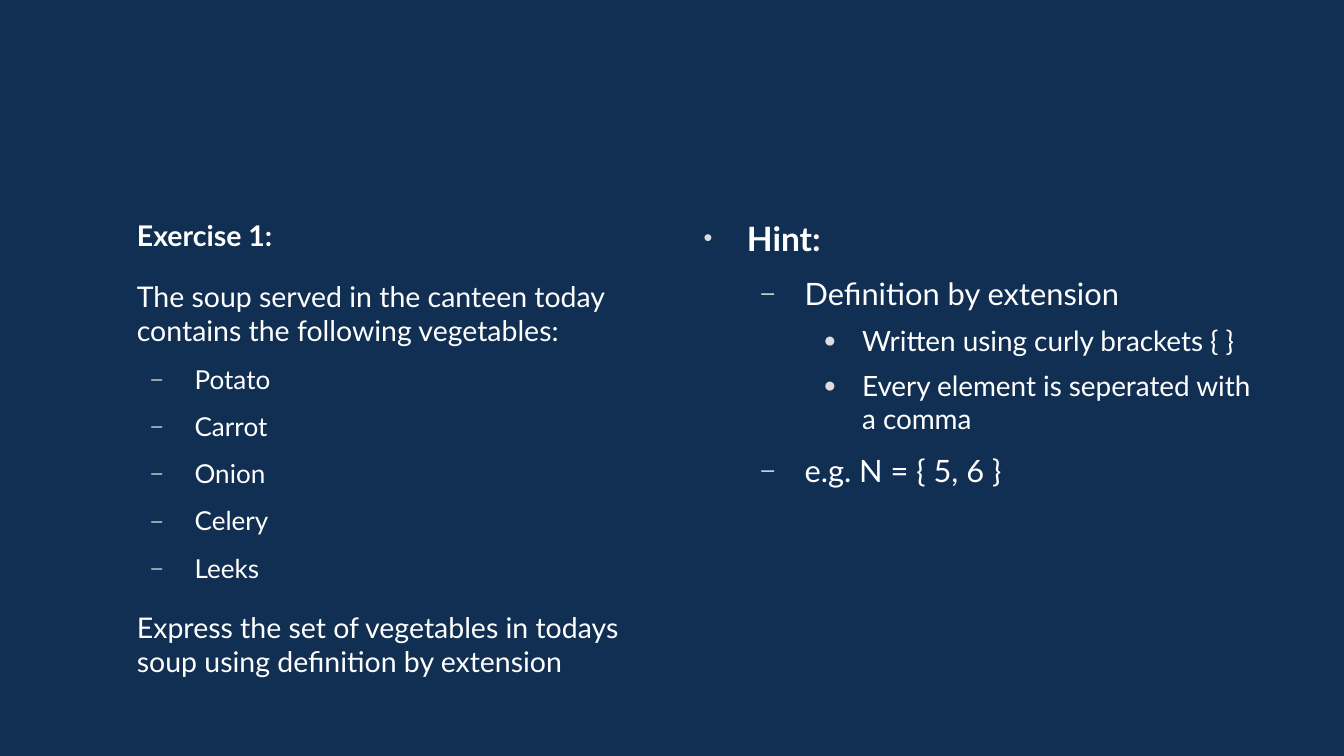
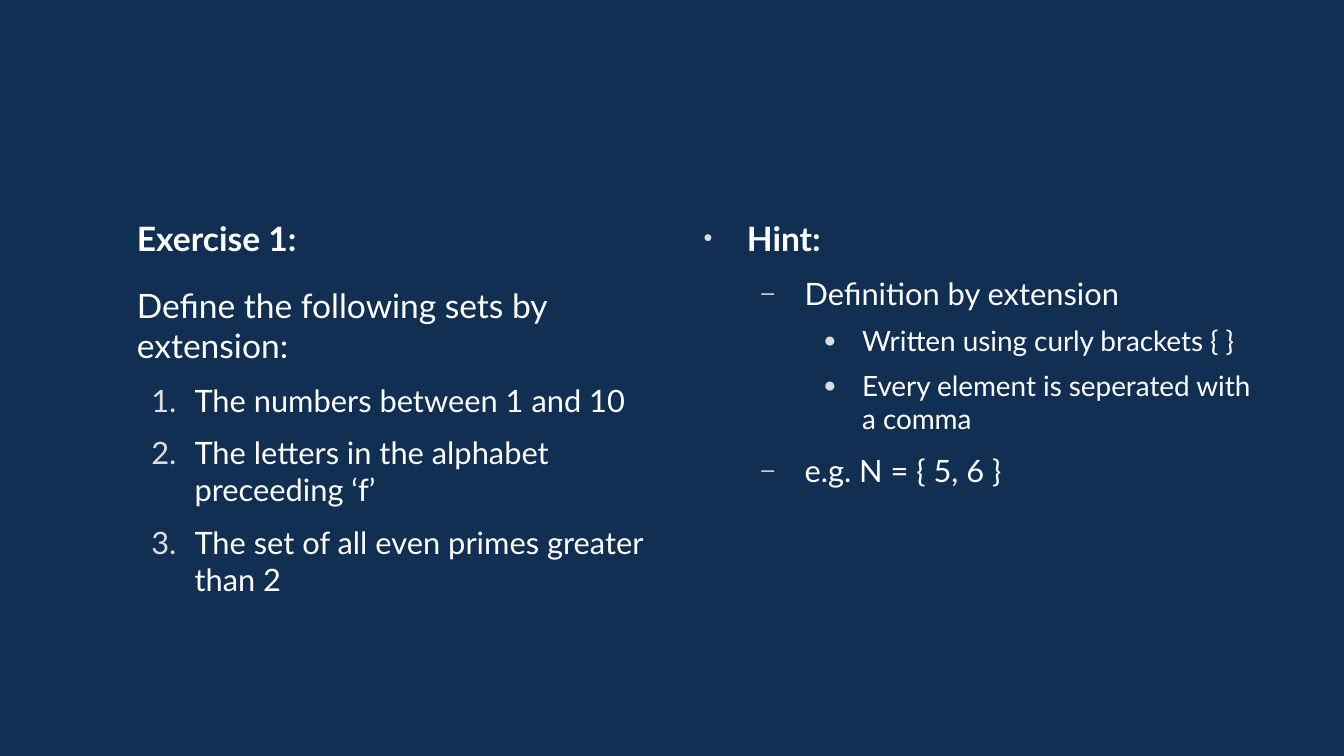
Before and after one commit to davidgundry/maths22-23, a slide deck: slide 9 of slides/maths-6-set-theory.odp. Drawn at 1344x756 pixels with LibreOffice and Linux fonts; fonts in the diff are those of the drawing. Boxes give left, top, right and bottom in pixels: in the first picture for what was removed or moved away, otherwise in the second. Text is boxed around its words. In the diff, an @@ line names an element or a change of style, - is before the commit and + after.

```diff
--- a/slides/maths-6-set-theory.odp
+++ b/slides/maths-6-set-theory.odp
@@ text at (137, 226, 296, 252): size 16.8 to 19.8 pt in "Exercise 1:" @@
@@ text at (137, 293, 644, 592): text changed; size 16.8 to 18.2 pt @@
-The soup served in the canteen today contains the following vegetables:
-  – Potato
-  – Carrot
-  – Onion
-  – Celery
-  – Leeks
-Express the set of vegetables in todays soup using definition by extension
+Define the following sets by extension:
+  1. The numbers between 1 and 10
+  2. The letters in the alphabet preceeding ‘f’
+  3. The set of all even primes greater than 2
```
Also in this commit, not shown: 35 other slides changed, 1 slide added, 2 slides removed, 7 other files.
